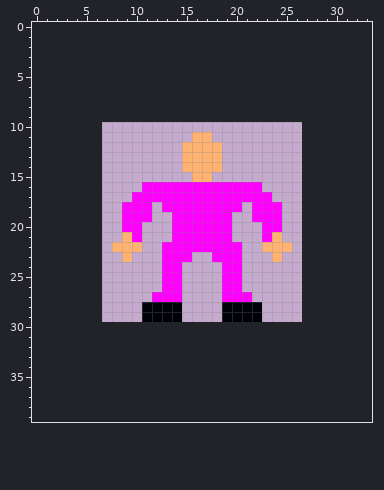
A pixel-art sprite gets an edit: public/images/player.PNG. The picture above was drawn from the file before the commit.
The file is 20x20 pixels. Colours within 5 levels of each other are drawn and written as one. The old version is drawn lined up with the new one, on the new canvas.
Once edited:
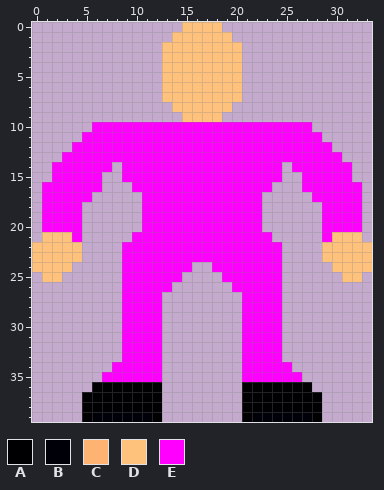
Palette (. is transparent): A #000002  B #000008  C #ffb373  D #ffc27d  E #ff00ff
What changed:
canvas 20x20 -> 34x40, the old top-left corner now at 7,10
@@ x 0..33 @@
- 0 ..................................
- 1 ..................................
- 2 ..................................
- 3 ..................................
- 4 ..................................
- 5 ..................................
- 6 ..................................
- 7 ..................................
- 8 ..................................
- 9 ..................................
-10 ..................................
-11 ................CC................
-12 ...............CCCC...............
-13 ...............CCCC...............
-14 ...............CCCC...............
-15 ................CC................
-16 ...........EEEEEEEEEEEE...........
-17 ..........EEEEEEEEEEEEEE..........
-18 .........EEE.EEEEEEEE.EEE.........
-19 .........EEE..EEEEEE..EEE.........
-20 .........EE...EEEEEE...EE.........
-21 .........CE...EEEEEE...EC.........
-22 ........CCC..EEEEEEEE..CCC........
-23 .........C...EEE..EEE...C.........
-24 .............EE....EE.............
-25 .............EE....EE.............
-26 .............EE....EE.............
-27 ............EEE....EEE............
-28 ...........BBBB....BBBB...........
-29 ...........BBBB....BBBB...........
-30 ..................................
-31 ..................................
-32 ..................................
-33 ..................................
-34 ..................................
-35 ..................................
-36 ..................................
-37 ..................................
-38 ..................................
-39 ..................................
+ 0 ...............DDDD...............
+ 1 ..............DDDDDD..............
+ 2 .............DDDDDDDD.............
+ 3 .............DDDDDDDD.............
+ 4 .............DDDDDDDD.............
+ 5 .............DDDDDDDD.............
+ 6 .............DDDDDDDD.............
+ 7 .............DDDDDDDD.............
+ 8 ..............DDDDDD..............
+ 9 ...............DDDD...............
+10 ......EEEEEEEEEEEEEEEEEEEEEE......
+11 .....EEEEEEEEEEEEEEEEEEEEEEEE.....
+12 ....EEEEEEEEEEEEEEEEEEEEEEEEEE....
+13 ...EEEEEEEEEEEEEEEEEEEEEEEEEEEE...
+14 ..EEEEEE.EEEEEEEEEEEEEEEE.EEEEEE..
+15 ..EEEEE..EEEEEEEEEEEEEEEE..EEEEE..
+16 .EEEEEE...EEEEEEEEEEEEEE...EEEEEE.
+17 .EEEEE.....EEEEEEEEEEEE.....EEEEE.
+18 .EEEE......EEEEEEEEEEEE......EEEE.
+19 .EEEE......EEEEEEEEEEEE......EEEE.
+20 .EEEE......EEEEEEEEEEEE......EEEE.
+21 .DDDE.....EEEEEEEEEEEEEE.....EDDD.
+22 DDDDD....EEEEEEEEEEEEEEEE....DDDDD
+23 DDDDD....EEEEEEEEEEEEEEEE....DDDDD
+24 DDDD.....EEEEEEE..EEEEEEE.....DDDD
+25 .DD......EEEEEE....EEEEEE......DD.
+26 .........EEEEE......EEEEE.........
+27 .........EEEE........EEEE.........
+28 .........EEEE........EEEE.........
+29 .........EEEE........EEEE.........
+30 .........EEEE........EEEE.........
+31 .........EEEE........EEEE.........
+32 .........EEEE........EEEE.........
+33 .........EEEE........EEEE.........
+34 ........EEEEE........EEEEE........
+35 .......EEEEEE........EEEEEE.......
+36 ......AAAAAAA........AAAAAAA......
+37 .....AAAAAAAA........AAAAAAAA.....
+38 .....AAAAAAAA........AAAAAAAA.....
+39 .....ABBBBBBA........ABBBBBBA.....
Where, in picture pixels (left, top, right, bottom), the same in both pictures:
changed: (32, 22, 372, 422)
